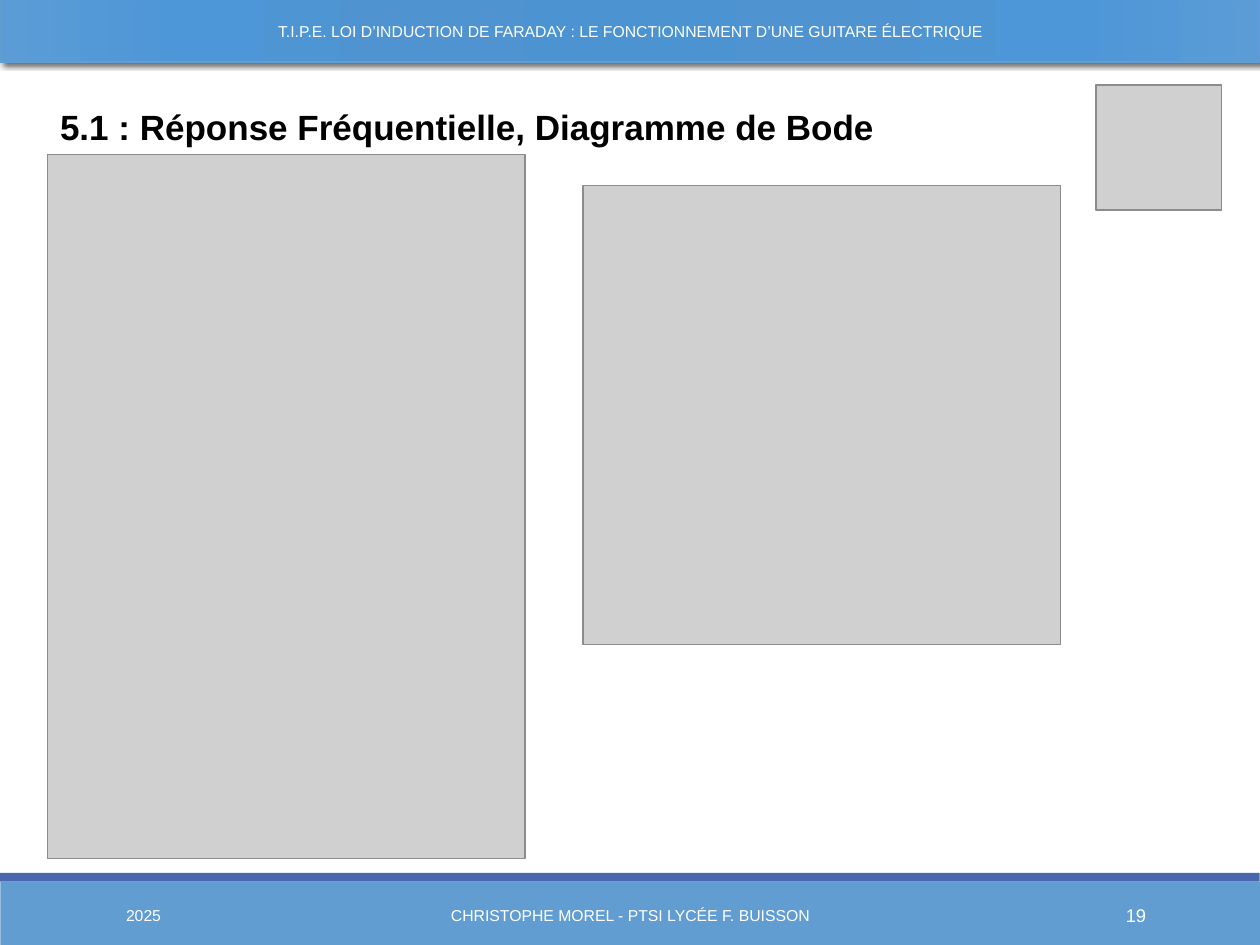
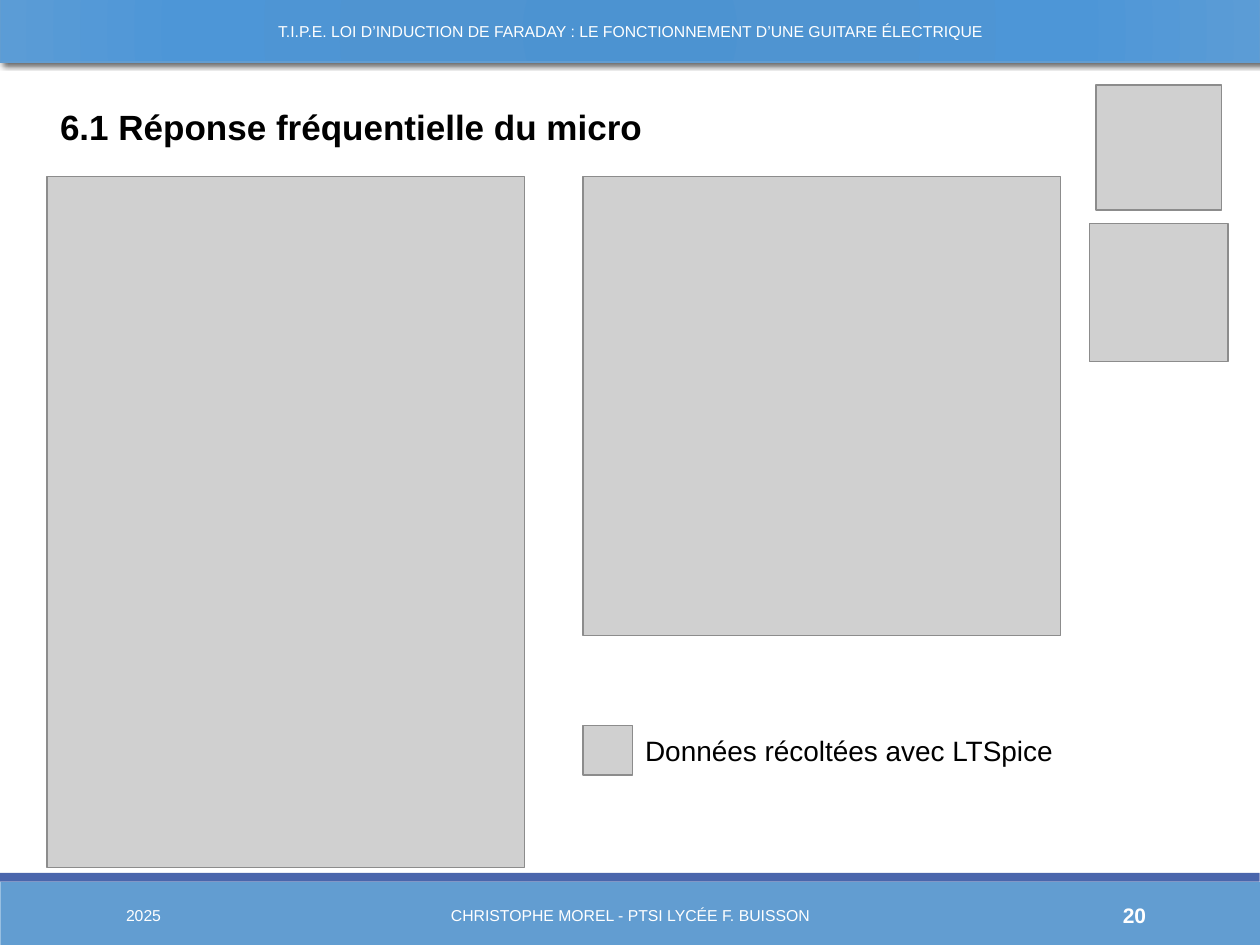
Before and after one commit to Chrismorel7/TIPE---Micro_guitare_elec, a slide deck: slide 20 of Views/Novembre.pptx (slide 19 before the commit). Drawn at 1260x945 pixels with LibreOffice and Linux fonts; fonts in the diff are those of the drawing; grey boxes stand for pictures. Boxes give left, top, right and bottom in pixels: in the first picture for what was removed or moved away, otherwise in the second. Text is boxed around its words. In the diff, an @@ line names an element or a change of style, - is before the commit and + after.

```diff
--- a/Views/Novembre.pptx
+++ b/Views/Novembre.pptx
@@ text at (60, 114, 641, 147): text changed @@
-5.1 : Réponse Fréquentielle, Diagramme de Bode
+6.1 Réponse fréquentielle du micro
@@ picture: place and size @@
-picture at (48, 155, 525, 859)
+picture at (47, 176, 524, 867)
@@ picture: place and size @@
-picture at (583, 185, 1061, 644)
+picture at (583, 176, 1061, 635)
@@ picture added at (1090, 223, 1228, 362) @@
@@ picture added at (583, 726, 633, 775) @@
@@ text added at (645, 740, 1052, 766), 16 pt, text #000000 @@
+Données récoltées avec LTSpice
@@ page number at (1123, 908, 1146, 923): text changed; size 10.5 to 12 pt; bold on @@
-19
+20
```
Also in this commit, not shown: 18 other slides changed, 2 slides added, 1 slide removed, 16 other files.
